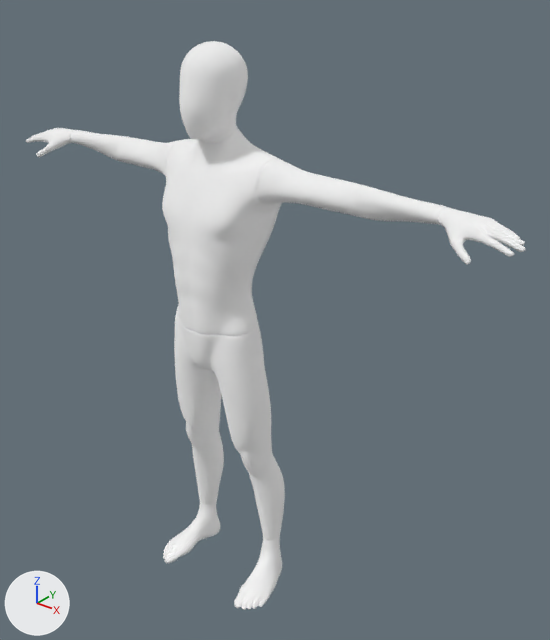
Two versions of the glTF model npc/model/elder.glb, one commit apart.
Rendered twice from a 50 mm lens placed at (1.44, -1.55, 1.982), pointed at (0.1, 0.125, 0.944). The axes (+X, +Y, +Z) are drawn at lower left. The lights are the same throughout. Where no turn or scale is listed for an object, it has been applied to the vertices. Vertices at the same position are counted once.

Names of what the first picture shows: 'Ch36'.
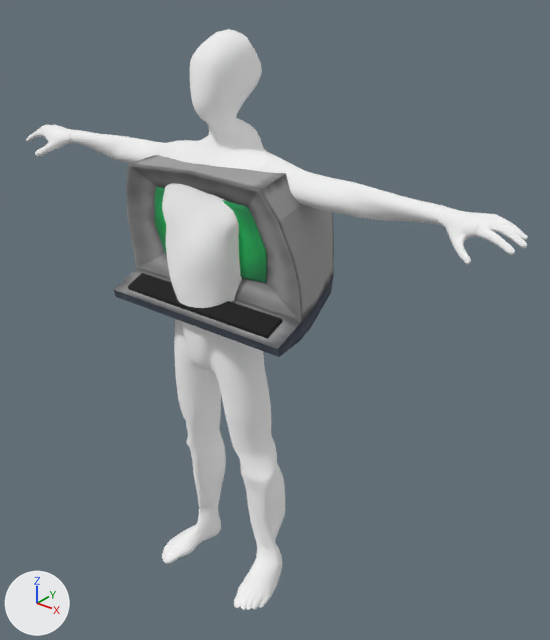
Where the change shows, as pixel boxes [x1, y1, x2, y2] in the pictures (550 x 640 px; the box of a moved part takes in the faces that stretch with it):
```json
{"object": "Ch36", "change": "reshaped", "before": [26, 41, 526, 610], "after": [26, 29, 528, 611]}
{"object": "Cube_Material_0", "change": "added", "after": [114, 155, 334, 357]}
{"part": 1, "of": "me_mesh", "change": "moved or reshaped", "before": [163, 41, 285, 609], "after": [162, 29, 285, 610]}
{"part": 2, "of": "me_mesh", "change": "moved or reshaped", "before": [448, 215, 526, 255], "after": [449, 213, 528, 253]}
{"part": 3, "of": "me_mesh", "change": "moved or reshaped", "before": [28, 128, 59, 143], "after": [28, 124, 59, 141]}
```

The change, as JSON lines over the scene's bpy script:
```json
{"op": "add", "block": "img_image_0", "code": ["img_image_0 = load_image('Image_0', '_unpacked/Image_0', 1024, 1024, 'sRGB')"]}
{"op": "add", "block": "mat_material_002", "code": ["mat_material_002 = principled_material('Material.002')", "mat_material_002.texture = img_image_0", "mat_material_002.roughness = 0.899"]}
{"block": "me_mesh", "where": "# used by ob_ch36; location = (0.0, 0.0, 0.0)"}
{"op": "remove", "block": "me_mesh", "code": "me_mesh.from_pydata(...)  # 14442 vertices, 28880 faces; spans x -0.89..0.89, y -0.17..0.11, z 0.0..1.77"}
{"op": "add", "block": "me_mesh", "code": "me_mesh.from_pydata(...)  # 14442 vertices, 28880 faces; spans x -0.89..0.89, y -0.18..0.17, z 0.0..1.8"}
{"block": "me_mesh", "change": "me_mesh part 1: 5122 of 14442 vertices moved; they spanned x -0.2..0.23, y -0.17..0.11, z 0.0..1.77 and now span x -0.2..0.24, y -0.18..0.17, z 0.01..1.8; mean shift (0.01, 0.0, 0.0); largest move (-0.01, 0.09, 1.47) -> (-0.01, 0.17, 1.5)"}
{"block": "me_mesh", "change": "me_mesh part 2: 1209 of the vertices in x 0.72..0.89, y -0.03..0.07, z 1.39..1.44 are moved by (0.0, 0.0, 0.01)"}
{"block": "me_mesh", "change": "me_mesh part 3: 817 of the vertices in x -0.87..-0.75, y -0.03..0.06, z 1.39..1.44 are moved by (0.0, 0.0, 0.01)"}
{"op": "add", "block": "me_cube_material_0", "code": ["me_cube_material_0 = bpy.data.meshes.new('Cube_Material_0')", "me_cube_material_0.from_pydata(...)  # 150 vertices, 296 faces; spans x -0.34..0.345, y -0.188..0.207, z -0.274..0.189", "me_cube_material_0.materials.append(mat_material_002)  # picture img_image_0"]}
{"op": "add", "block": "ob_cube_material_0", "code": ["ob_cube_material_0 = bpy.data.objects.new('Cube_Material_0', me_cube_material_0)", "ob_cube_material_0.location = (0.01, 0.01, 1.274)"]}
```
